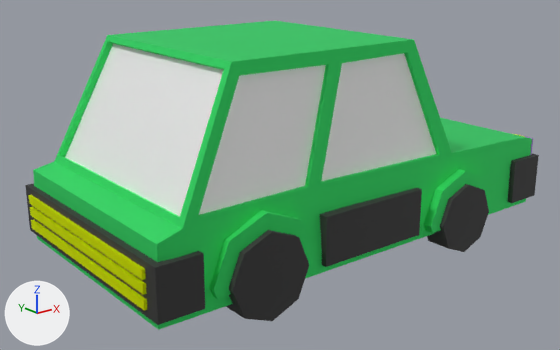
Renders of the OBJ model media/kart.obj from each side of a commit.
Rendered twice from a camera (50 mm lens) standing at (-31.8, -57.1, 23.9) and looking at (10.0, -4.7, 3.0). Lighting does not change. The marker at lower left points along +X, +Y and +Z. Where no turn or scale is listed for an object, it has been applied to the vertices.

The first picture shows 'Cubo'.
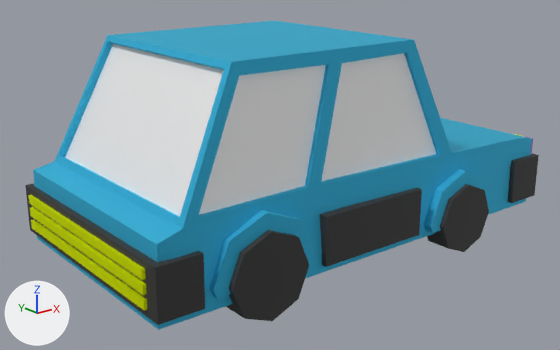
The newer file is also turned or shifted as a whole; pictures and numbers use the older file's frame.

Patch to the scene script:
```diff
--- a/media/kart.obj.py
+++ b/media/kart.obj.py
@@ mat_mat @@
 mat_mat = principled_material('Mat')
-mat_mat.base_color = (0.072, 0.8, 0.218)  # green #4ce781
+mat_mat.base_color = (0.072, 0.569, 0.8)  # cyan #4cc7e7
 mat_mat.metallic = 1.0
```

What differs and where, as boxes (x1, y1, x2, y2) in the pictures (560 x 350 px):
'Cubo', recoloured (green to cyan): (28, 21, 534, 330) in both
